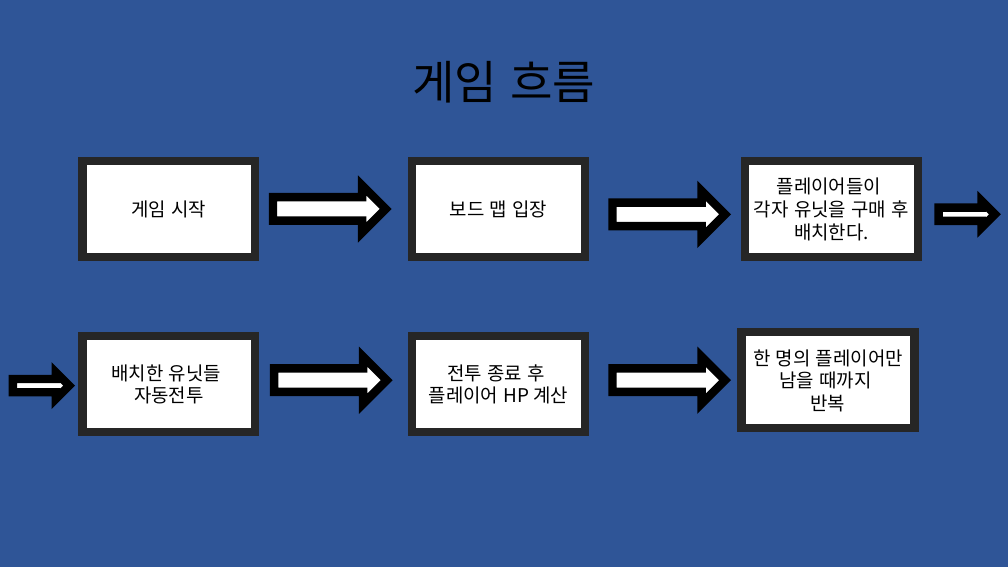
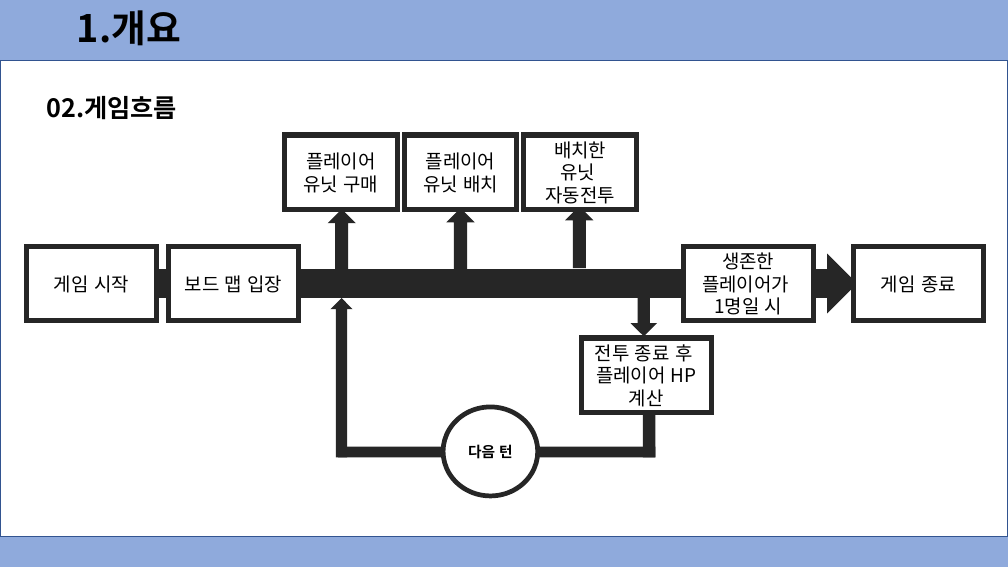
Before and after one commit to dmsdn16/kpu_projects, a slide deck: slide 4 of 2022 졸업작품 중간발표(은우 추가).pptx. Drawn at 1008x567 pixels with LibreOffice and Linux fonts; fonts in the diff are those of the drawing. Boxes give left, top, right and bottom in pixels: in the first picture for what was removed or moved away, otherwise in the second. Text is boxed around its words. In the diff, an @@ line names an element or a change of style, - is before the commit and + after.

```diff
--- a/2022 졸업작품 중간발표(은우 추가).pptx
+++ b/2022 졸업작품 중간발표(은우 추가).pptx
@@ background #2F5597 to #8FAADC @@
@@ text added at [77, 10, 181, 46], 36 pt, text #000000, bold @@
+1.개요
@@ rectangle added at [0, 60, 1008, 537], fill #FFFFFF, outline #325491 1 pt @@
@@ text "02.게임흐름" at [46, 96, 177, 120]: vertical alignment middle to top @@
@@ text at [46, 96, 177, 120]: text changed; size 44 to 24 pt; bold on @@
-게임 흐름
+02.게임흐름
@@ outline #262626 8 pt to #262626 5 pt in 5 elements at [26, 247, 157, 321], [582, 338, 712, 413], [169, 247, 299, 321], [524, 135, 637, 209], [284, 135, 397, 209] @@
@@ rectangle "플레이어 유닛 구매": place and size @@
-rectangle "플레이어 유닛 구매" at [746, 161, 919, 257]
+rectangle "플레이어 유닛 구매" at [284, 135, 397, 209]
@@ rectangle added at [405, 135, 517, 209], fill #FFFFFF, outline #262626 5 pt, 18 pt, text #000000 @@
+플레이어 유닛 배치
@@ rectangle "배치한": place and size @@
-rectangle "배치한" at [82, 336, 256, 432]
+rectangle "배치한" at [524, 135, 637, 209]
@@ text in rectangle at [554, 137, 606, 181]: text changed @@
-배치한 유닛들
+배치한
+유닛
@@ text in rectangle at [303, 152, 379, 193]: text changed @@
-플레이어들이
-각자 유닛을 구매 후 배치한다.
+플레이어 유닛 구매
@@ right arrow removed at [613, 191, 725, 237] @@
@@ right arrow removed at [939, 201, 995, 228] @@
@@ right arrow added at [334, 213, 350, 269], fill #262626, outline #262626 5 pt @@
@@ right arrow added at [453, 212, 468, 268], fill #262626, outline #262626 5 pt @@
@@ right arrow added at [572, 210, 588, 266], fill #262626, outline #262626 5 pt @@
@@ rectangle "게임 시작": place and size @@
-rectangle "게임 시작" at [82, 161, 256, 257]
+rectangle "게임 시작" at [26, 247, 157, 321]
@@ right arrow: place and size @@
-right arrow at [273, 185, 386, 232]
+right arrow at [139, 260, 854, 307]
@@ right arrow at [139, 260, 854, 307]: fill #FFFFFF to #262626; outline #000000 8 pt to #262626 5 pt @@
@@ rectangle "보드 맵 입장": place and size @@
-rectangle "보드 맵 입장" at [412, 161, 585, 257]
+rectangle "보드 맵 입장" at [169, 247, 299, 321]
@@ rectangle added at [684, 247, 814, 321], fill #FFFFFF, outline #262626 5 pt, 18 pt, text #000000 @@
+생존한
+플레이어가
+1명일 시
@@ rectangle added at [854, 247, 984, 321], fill #FFFFFF, outline #262626 5 pt, 18 pt, text #000000 @@
+게임 종료
@@ down arrow added at [330, 298, 352, 457], fill #262626 @@
@@ right arrow added at [637, 301, 651, 333], fill #262626, outline #262626 5 pt @@
@@ right arrow removed at [274, 357, 387, 404] @@
@@ rectangle "전투 종료 후": place and size @@
-rectangle "전투 종료 후" at [412, 336, 585, 432]
+rectangle "전투 종료 후" at [582, 338, 712, 413]
@@ right arrow removed at [613, 357, 725, 404] @@
@@ rectangle removed at [742, 332, 915, 428] @@
-한 명의 플레이어만 남을 때까지
-반복
@@ right arrow removed at [13, 373, 69, 399] @@
@@ ellipse added at [443, 407, 538, 496], fill #FFFFFF, outline #262626 4.5 pt, 14 pt, text #000000, bold @@
+다음 턴
@@ rectangle added at [643, 411, 656, 457], fill #262626 @@
@@ rectangle added at [338, 447, 656, 457], fill #262626 @@
```
Also in this commit, not shown: 9 other slides changed, 3 slides added.
